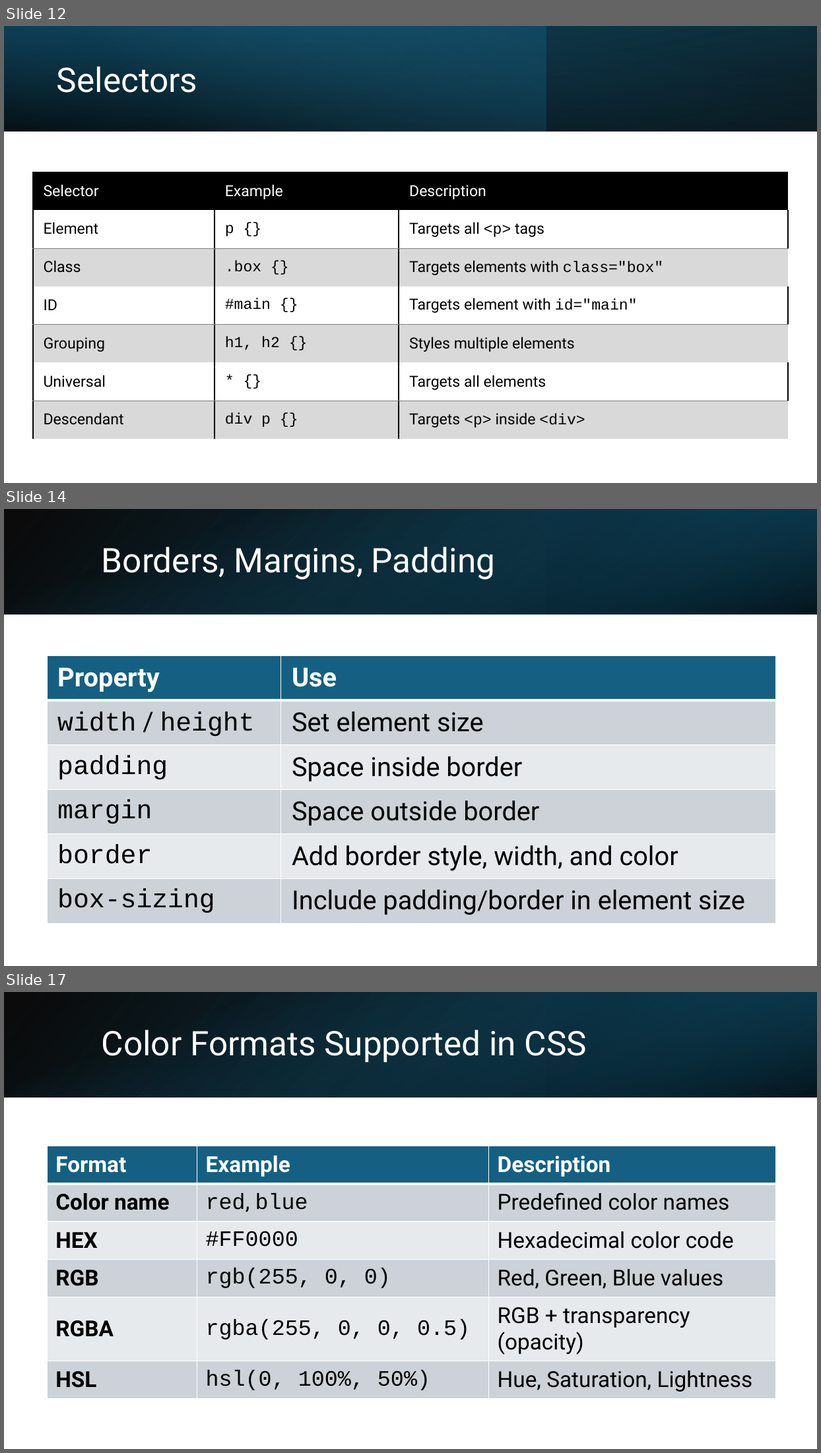
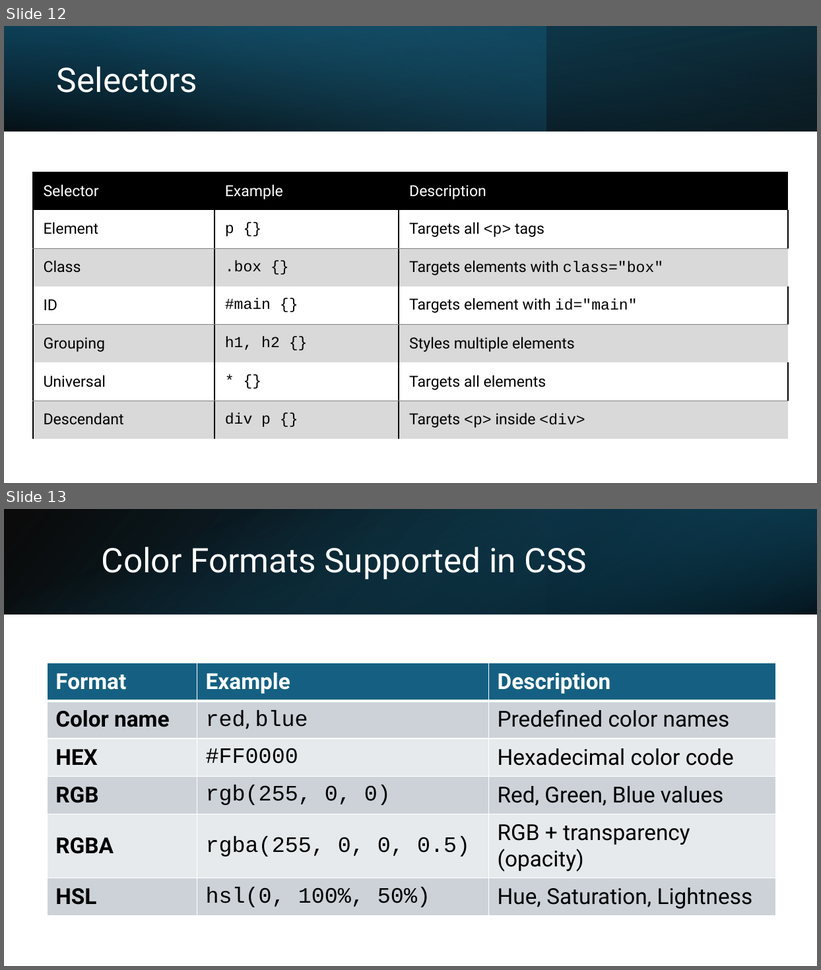
Before and after one commit to mahadi-21/Web-Development, a slide deck: CSS.pptx. Shown one above the other, each under a label of ours: slides 12, 14 and 17 before the commit, slides 12 and 13 after it; the slides between them are not shown. The pictures are 821x1453 and 821x970 pixels, drawn with LibreOffice and Linux fonts; fonts in the diff are those of the drawing. Boxes give left, top, right and bottom in pixels: in the first picture for what was removed or moved away, otherwise in the second. Text is boxed around its words. In the diff, an @@ line names an element or a change of style, - is before the commit and + after.

```diff
--- a/CSS.pptx
+++ b/CSS.pptx
@@ slide 14 removed at (4,509,817,966), background #FFFFFF @@
@@ rectangle removed at (4,509,817,614) @@
@@ rectangle removed at (4,509,817,614) @@
@@ rectangle removed at (547,509,817,614) @@
@@ title removed at (102,547,495,580) @@
-Borders, Margins, Padding
@@ table removed at (47,656,776,923), 6 rows, 2 columns @@
-Property | Use
-width / height | Set element size
-padding | Space inside border
-margin | Space outside border
-border | Add border style, width, and color
-box-sizing | Include padding/border in element size
@@ what was slide 17 is now slide 13 @@
```
Also in this commit, not shown: 7 slides changed, 12 slides added, 6 other slides removed.
